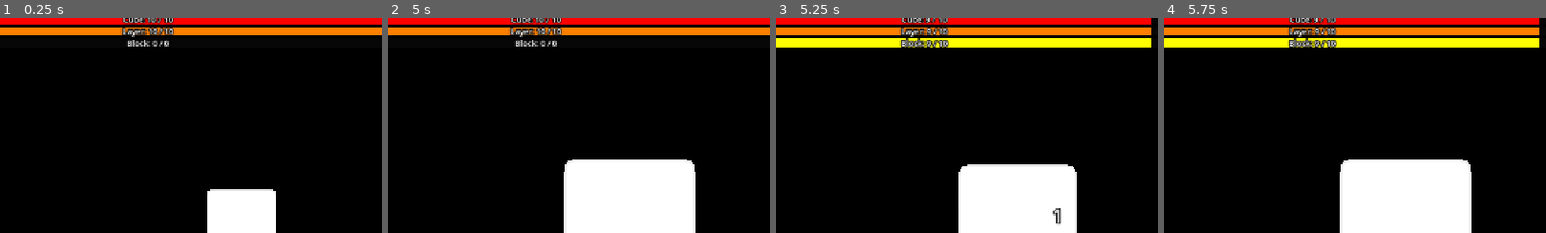
Above: before the commit, frames 1-4 (left to right).
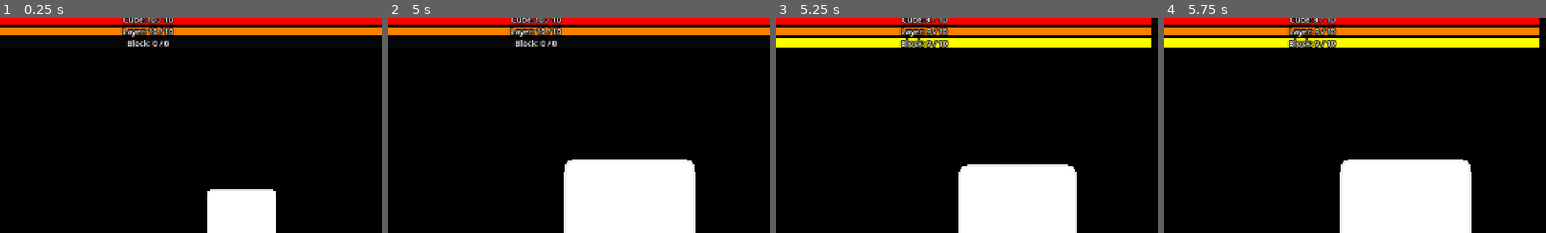
Above: after the commit, the same moments.

Repository: CyberSugarStudios/clickerCube
Game: Godot game, scene res://scenes/main.tscn
Two runs of this game, one before a commit and one after it. Both use one fixed random seed, a clock stepped at 60 frames per second and the inputs below.
Inputs (mouse positions are % of the whole screen's width and height, from its top left):
- Up to frame 1 (0.25 s): no input
- Up to frame 2 (5 s): move the mouse to (72, 45) at 0.52 s; click (72, 45) at 0.67 s; tap Enter at 1.25, 2.75, 4.25 s; drag from (30, 55) to (45, 70) at 1.27 s; tap Space at 2, 3.5 s; move the mouse to (60, 28) at 2.02 s; click (60, 28) at 2.17 s; drag from (45, 70) to (20, 35) at 2.77 s; move the mouse to (80, 65) at 3.52 s; click (80, 65) at 3.67 s; drag from (20, 35) to (35, 25) at 4.27 s
- Up to frame 3 (5.25 s): tap Space at 5 s; move the mouse to (55, 50) at 5.02 s; click (55, 50) at 5.17 s
- Up to frame 4 (5.75 s): no input
The pictures show only the part of the screen within x 18-68%, y 2-52%; the shares and areas given below are measured in that part.

Frames 1-2 are identical in both runs. In frame 3, 0.1% of the frame differs, in the area x 72-75%, y 88-97%; in frame 4, nothing differs.

Commit message:
Add Explosive Clicks splash damage and upgrade
Add Explosive Drones
Add Golden Bursts

Diff:
--- /dev/null
+++ b/clickerCube/resources/upgrades/splash_strength.tres
@@ -0,0 +1,15 @@
+[gd_resource type="Resource" script_class="UpgradeData" format=3 uid="uid://b4vo6h271txj3"]
+
+[ext_resource type="Resource" uid="uid://do8u4u2c6frx0" path="res://resources/skills/splash_damage.tres" id="1_iyr3b"]
+[ext_resource type="Script" uid="uid://bq12hl8w5hnj5" path="res://scripts/data/upgrade_data.gd" id="1_vqs85"]
+
+[resource]
+script = ExtResource("1_vqs85")
+id = &"splash_strength"
+display_name = "Splash Damage"
+base_cost = 400.0
+cost_growth = 1.45
+effect_per_level = 0.05
+max_level = 8
+required_skill = ExtResource("1_iyr3b")
+metadata/_custom_type_script = "uid://bq12hl8w5hnj5"
--- a/clickerCube/scenes/main.tscn
+++ b/clickerCube/scenes/main.tscn
@@ -8,6 +8,7 @@
 [ext_resource type="Resource" uid="uid://cx2pbf1w3fagp" path="res://resources/upgrades/click_damage.tres" id="4_o6xl0"]
 [ext_resource type="Resource" uid="uid://ckyvyfos60h24" path="res://resources/upgrades/crit_chance.tres" id="5_tipki"]
 [ext_resource type="Resource" uid="uid://brbbfrqcrlrsy" path="res://resources/upgrades/crit_mult.tres" id="6_85g3d"]
+[ext_resource type="Resource" uid="uid://b4vo6h271txj3" path="res://resources/upgrades/splash_strength.tres" id="6_yc10j"]
 [ext_resource type="Script" uid="uid://cugv1lg0bijqd" path="res://scripts/ui/galaxy_button.gd" id="7_85g3d"]
 [ext_resource type="Script" uid="uid://0oljupp01s1h" path="res://scripts/ui/damage_numbers.gd" id="7_choun"]
 [ext_resource type="Resource" uid="uid://dv4b3vha2g54i" path="res://resources/upgrades/drone_damage.tres" id="7_eb6dy"]
@@ -103,6 +104,10 @@
 layout_mode = 2
 upgrade = ExtResource("4_o6xl0")
 
+[node name="ClickSplashUpgrade" parent="UI/ShopPanel/ShopLayout/UpgradeScroll/UpgradeList" unique_id=550142185 instance=ExtResource("3_jyhfs")]
+layout_mode = 2
+upgrade = ExtResource("6_yc10j")
+
 [node name="CritChanceButton" parent="UI/ShopPanel/ShopLayout/UpgradeScroll/UpgradeList" unique_id=464859243 instance=ExtResource("3_jyhfs")]
 layout_mode = 2
 upgrade = ExtResource("5_tipki")
--- a/clickerCube/scripts/autoload/game_state.gd
+++ b/clickerCube/scripts/autoload/game_state.gd
@@ -40,6 +40,17 @@
 const EXPLOSIVE_CHANCE_UPGRADE: UpgradeData = preload("res://resources/upgrades/explosive_chance.tres")
 const EXPLOSIVE_DAMAGE_UPGRADE: UpgradeData = preload("res://resources/upgrades/explosion_damage.tres")
 const EXPLOSIVE_RADIUS_UPGRADE: UpgradeData = preload("res://resources/upgrades/explosive_radius.tres")
+
+const BASE_SPLASH_FRACTION: float = 0.1
+const SPLASH_SKILL: SkillNodeData = preload("res://resources/skills/splash_damage.tres")
+const SPLASH_UPGRADE: UpgradeData = preload("res://resources/upgrades/splash_strength.tres")
+
+const DRONE_SPLASH_INTERVAL_MULT: float = 1.5
+const DRONE_SPLASH_SKILL: SkillNodeData = preload("res://resources/skills/drone_splash.tres")
+
+const GOLDEN_BURST_GOLD_MULT: float = 1.5
+const GOLDEN_BURST_SKILL: SkillNodeData = preload("res://resources/skills/gold_explode.tres")
+
 #endregion
 
 #region - VARS
@@ -64,6 +75,8 @@
 var explosive_chance: float = BASE_EXPLOSIVE_CHANCE
 var explosion_damage_mult: float = BASE_EXPLOSION_DAMAGE_MULT
 var explosion_radius: int = BASE_EXPLOSION_RADIUS
+
+var splash_fraction: float = BASE_SPLASH_FRACTION
 #endregion
 #endregion
 
@@ -100,6 +113,7 @@
 		return false
 	core_shards -= skill.cost
 	unlocked_skills.append(skill.id)
+	recalc_stats()
 	core_shards_changed.emit(core_shards)
 	skills_changed.emit()
 	return true
@@ -125,6 +139,8 @@
 
 	drone_damage_mult = BASE_DRONE_DAMAGE_MULT + get_level(DRONE_DAMAGE_UPGRADE) * DRONE_DAMAGE_UPGRADE.effect_per_level
 	drone_click_interval = BASE_DRONE_CLICK_INTERVAL / (1.0 + get_level(DRONE_SPEED_UPGRADE) * DRONE_SPEED_UPGRADE.effect_per_level)
+	if has_skill(DRONE_SPLASH_SKILL):
+		drone_click_interval *= DRONE_SPLASH_INTERVAL_MULT
 
 	gold_cube_chance = BASE_GOLD_CUBE_CHANCE + get_level(GOLD_CHANCE_UPGRADE) * GOLD_CHANCE_UPGRADE.effect_per_level
 	gold_payout_bonus = get_level(GOLD_PAYOUT_UPGRADE) * GOLD_PAYOUT_UPGRADE.effect_per_level
@@ -132,6 +148,8 @@
 	explosive_chance = BASE_EXPLOSIVE_CHANCE + get_level(EXPLOSIVE_CHANCE_UPGRADE) * EXPLOSIVE_CHANCE_UPGRADE.effect_per_level
 	explosion_damage_mult = BASE_EXPLOSION_DAMAGE_MULT + get_level(EXPLOSIVE_DAMAGE_UPGRADE) * EXPLOSIVE_DAMAGE_UPGRADE.effect_per_level
 	explosion_radius = BASE_EXPLOSION_RADIUS + int(get_level(EXPLOSIVE_RADIUS_UPGRADE) * EXPLOSIVE_RADIUS_UPGRADE.effect_per_level)
+
+	splash_fraction = BASE_SPLASH_FRACTION + get_level(SPLASH_UPGRADE) * SPLASH_UPGRADE.effect_per_level
 
 func _ready() -> void:
 	if DEBUG_GOLD_MULT > 1.0:
--- a/clickerCube/scripts/cube_grid.gd
+++ b/clickerCube/scripts/cube_grid.gd
@@ -78,9 +78,6 @@
 	total_max_hp += extra
 	layer_hp[cube.layer] += extra
 	layer_max_hp[cube.layer] += extra
-
-func cube_explodes(cube: Cube) -> bool:
-	return cube.cube_type != null and cube.cube_type.explodes
 
 func spawn_cube(grid_pos: Vector3i, cube_layer: int, depth: int) -> void:
 	#spawn in the cubes at their correct grid position
@@ -140,6 +137,8 @@
 	var payout := gold_reward
 	if cube.cube_type == GameState.GOLDEN_TYPE:
 		payout *= 1.0 + GameState.gold_payout_bonus / GameState.GOLDEN_TYPE.gold_mult
+		if GameState.has_skill(GameState.GOLDEN_BURST_SKILL):
+			payout *= GameState.GOLDEN_BURST_GOLD_MULT
 	GameState.add_gold(payout)
 	shells[cube.layer].erase(cube)
 	cells.erase(cube.grid_pos)
@@ -184,6 +183,13 @@
 #endregion
 
 #region - EXPLOSIONS
+func cube_explodes(cube: Cube) -> bool:
+	if cube.cube_type == null:
+		return false
+	if cube.cube_type.explodes:
+		return true
+	return cube.cube_type == GameState.GOLDEN_TYPE and GameState.has_skill(GameState.GOLDEN_BURST_SKILL)
+
 func explode_after_delay(center: Vector3i, generation: int) -> void:
 	await get_tree().create_timer(explosion_delay).timeout
 	if generation != grid_generation:
@@ -207,4 +213,8 @@
 				if cube:
 					found.append(cube)
 	return found
-#endregion
+
+func apply_splash(center: Vector3i, amount: float) -> void:
+	for cube in get_cubes_in_radius(center, 1):
+		cube.take_damage(amount)
+#endregion
--- a/clickerCube/scripts/drone.gd
+++ b/clickerCube/scripts/drone.gd
@@ -112,5 +112,7 @@
 		return
 	click_timer = GameState.drone_click_interval
 	var damage := GameState.get_drone_damage()
-	if target.take_damage(damage):
-		damage_numbers.spawn(damage, target.global_position, false)
+	if not target.take_damage(damage):
+		return
+	if GameState.has_skill(GameState.DRONE_SPLASH_SKILL):
+		grid.apply_splash(target.grid_pos, damage * GameState.splash_fraction)
--- a/clickerCube/scripts/grid_controls.gd
+++ b/clickerCube/scripts/grid_controls.gd
@@ -81,8 +81,10 @@
 		grid.player_target = cube
 	var is_crit := GameState.roll_crit()
 	var damage := GameState.get_click_damage(is_crit)
-	if cube.take_damage(damage) and damage_numbers:
-		damage_numbers.spawn(damage, result.position, is_crit)
+	if not cube.take_damage(damage):
+		return
+	if GameState.has_skill(GameState.SPLASH_SKILL):
+		grid.apply_splash(cube.grid_pos, damage * GameState.splash_fraction)
 
 func queue_tap(screen_pos: Vector2) -> void:
 	pending_tap = true
